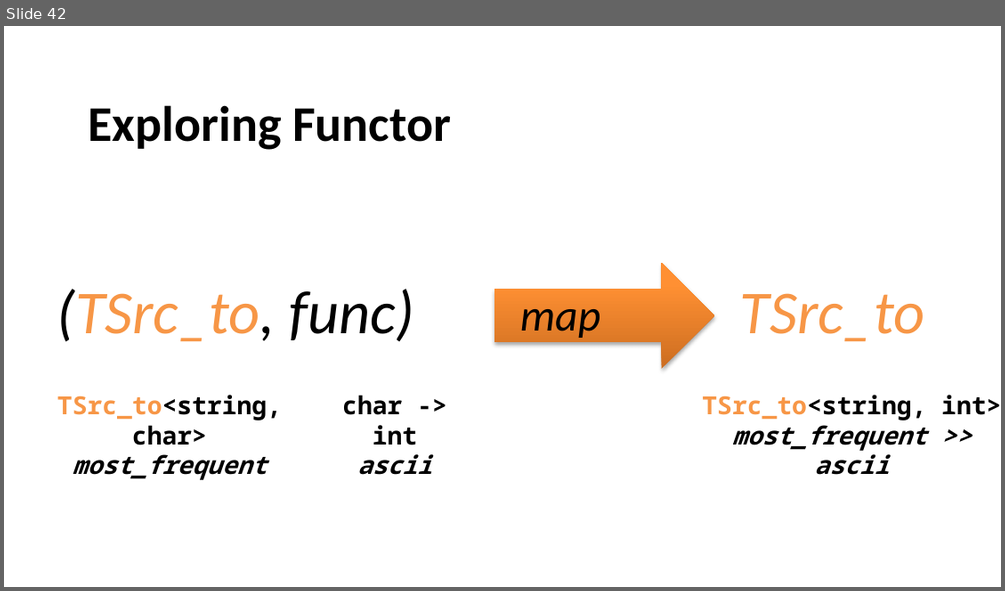
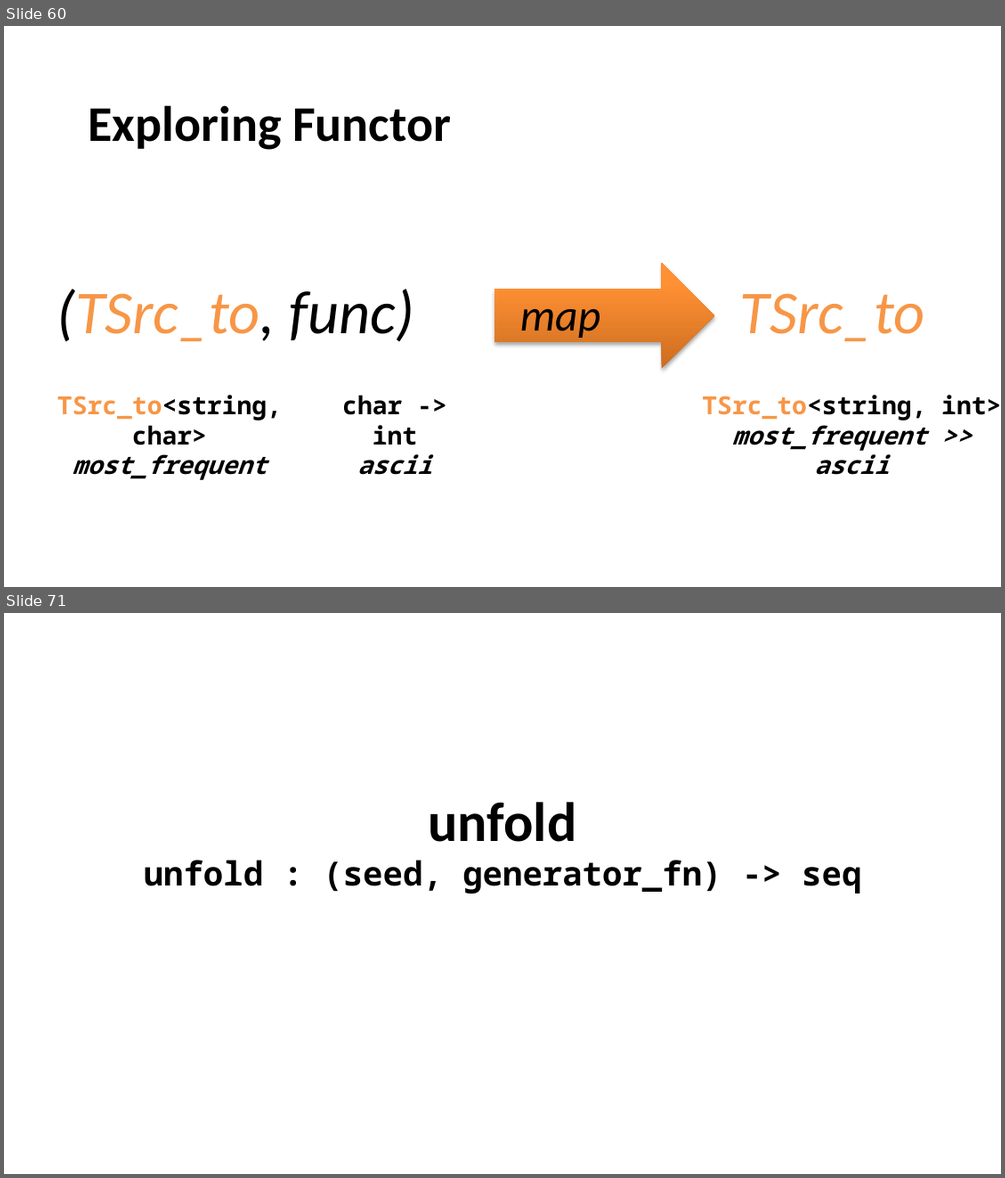
Before and after one commit to itowlson/zygo, a slide deck: How I learned to stop worrying and love the zygohistomorphic prepromorphism.pptx. Shown one above the other, each under a label of ours: slide 42 before the commit, slides 60 and 71 after it; the slides between them are not shown. The pictures are 1005x591 and 1005x1178 pixels, drawn with LibreOffice and Linux fonts; fonts in the diff are those of the drawing. Boxes give left, top, right and bottom in pixels: in the first picture for what was removed or moved away, otherwise in the second. Text is boxed around its words. In the diff, an @@ line names an element or a change of style, - is before the commit and + after.

```diff
--- a/How I learned to stop worrying and love the zygohistomorphic prepromorphism.pptx
+++ b/How I learned to stop worrying and love the zygohistomorphic prepromorphism.pptx
@@ slide 71 added at (4, 613, 1001, 1174), background #FFFFFF @@
@@ text added at (144, 802, 861, 893), 24 pt, text #000000, bold @@
+unfold
+unfold : (seed, generator_fn) -> seq
@@ what was slide 42 is now slide 60 @@
```
Also in this commit, not shown: 3 slides changed, 32 other slides added, 1 slide removed.
